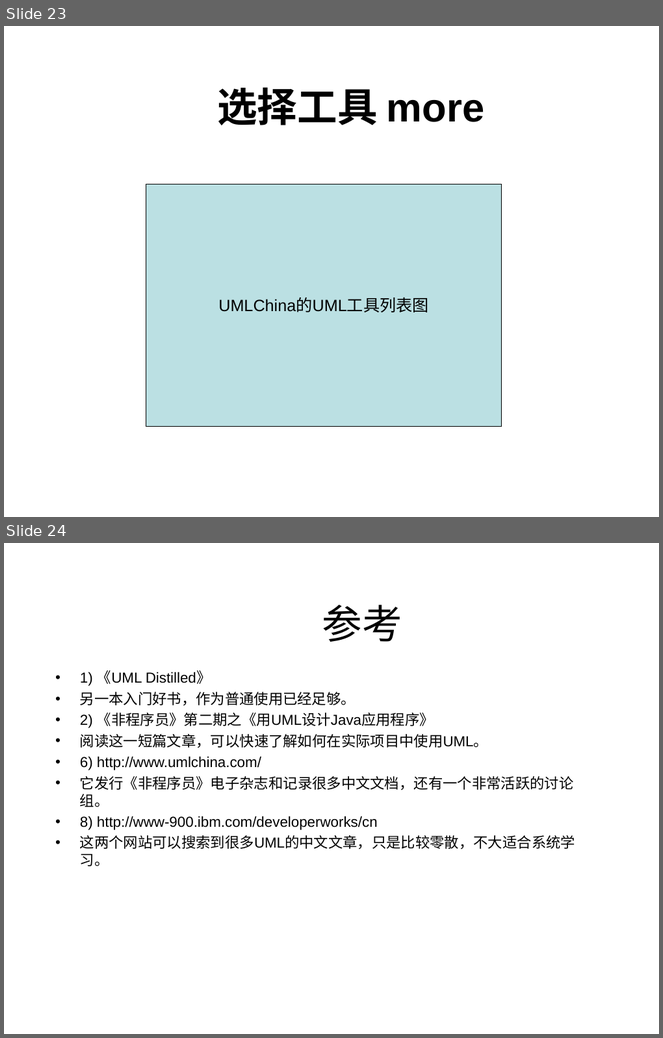
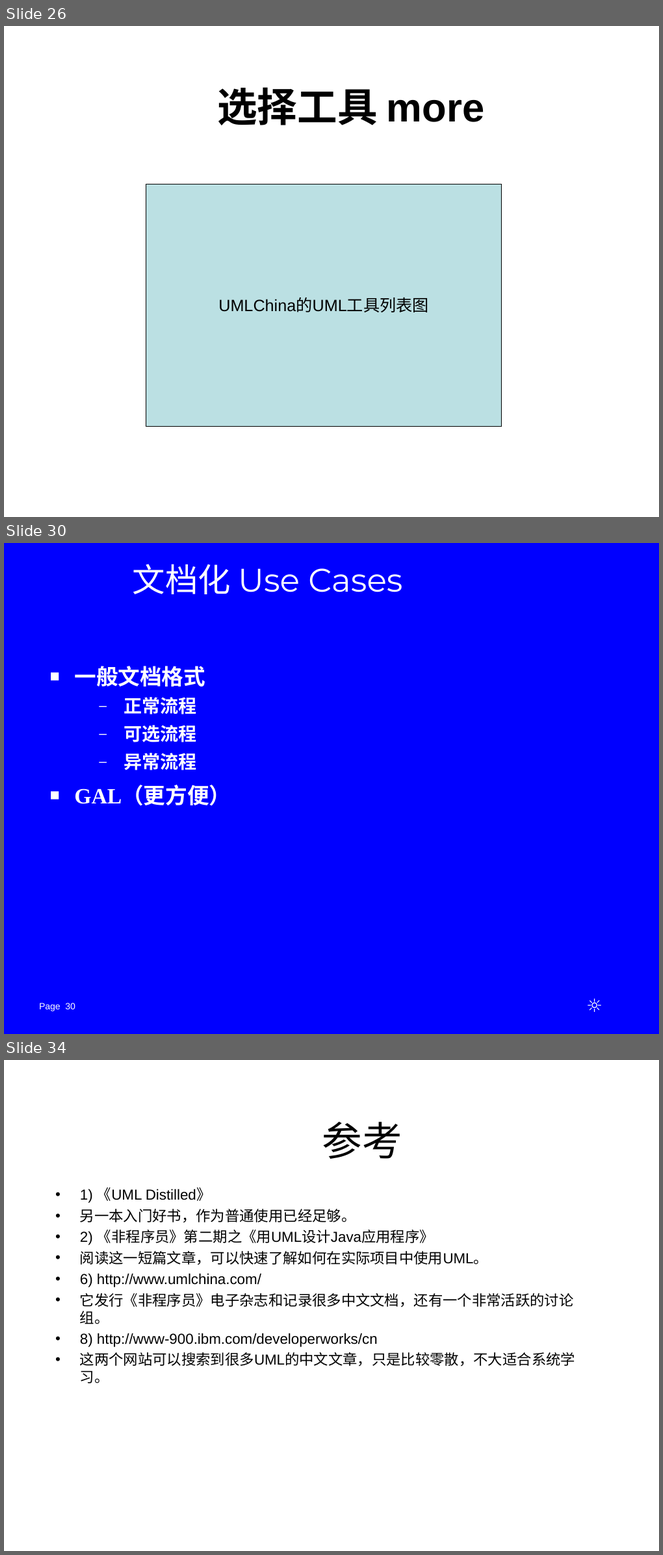
Before and after one commit to 1000copy/delpy, a slide deck: docs/1021project/UML理论和实践.ppt. Shown one above the other, each under a label of ours: slides 23 and 24 before the commit, slides 26, 30 and 34 after it; the slides between them are not shown. The pictures are 663x1038 and 663x1555 pixels, drawn with LibreOffice and Linux fonts; fonts in the diff are those of the drawing; background and template pictures are left out. Boxes give left, top, right and bottom in pixels: in the first picture for what was removed or moved away, otherwise in the second. Text is boxed around its words. In the diff, an @@ line names an element or a change of style, - is before the commit and + after.

```diff
--- a/docs/1021project/UML理论和实践.ppt
+++ b/docs/1021project/UML理论和实践.ppt
@@ slide 30 added at bbox=[4, 543, 659, 1034], background #0000FF @@
@@ title added at bbox=[133, 564, 402, 594], 36 pt, text #FFFFFF @@
+文档化 Use Cases
@@ text added at bbox=[74, 666, 231, 806], 24 pt, text #FFFFFF, bold @@
+■ 一般文档格式
+  – 正常流程
+  – 可选流程
+  – 异常流程
+■ GAL（更方便）
@@ page number added at bbox=[39, 1003, 76, 1012], 10 pt, text #FFFFFF @@
+Page 30
@@ text added at bbox=[580, 995, 599, 1020], 20 pt, text #FFFFFF, bold @@
+☼
@@ what was slide 23 is now slide 26 @@
@@ what was slide 24 is now slide 34 @@
```
Also in this commit, not shown: 6 slides changed, 10 other slides added, 1 slide removed.
